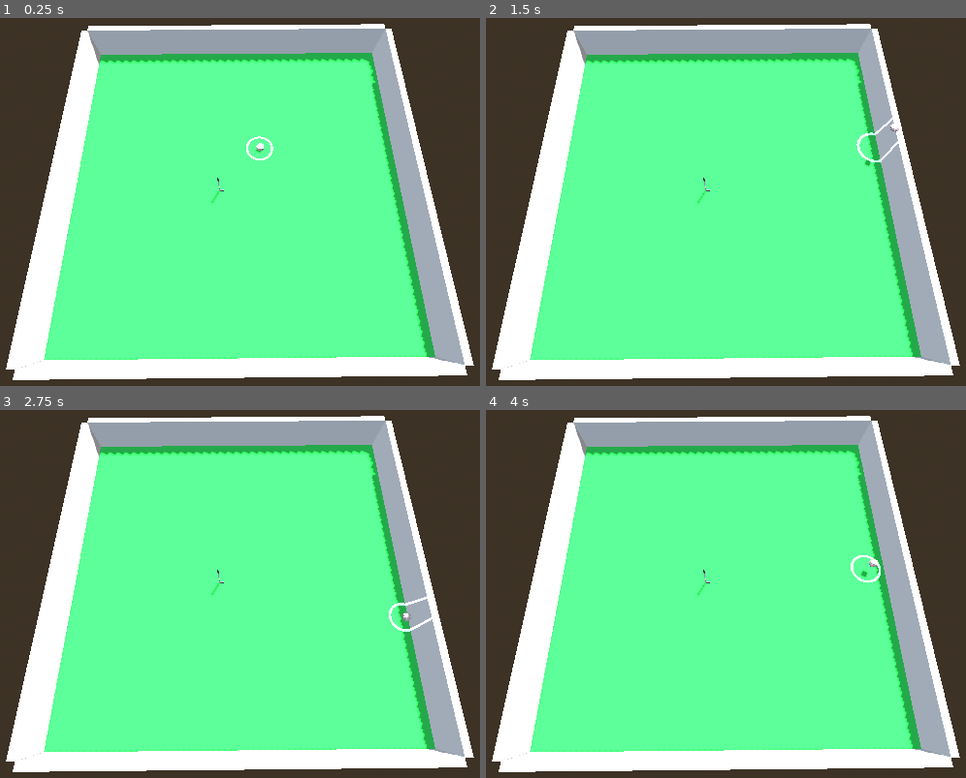
Above: before the commit, frames 1-4 (two rows, left to right).
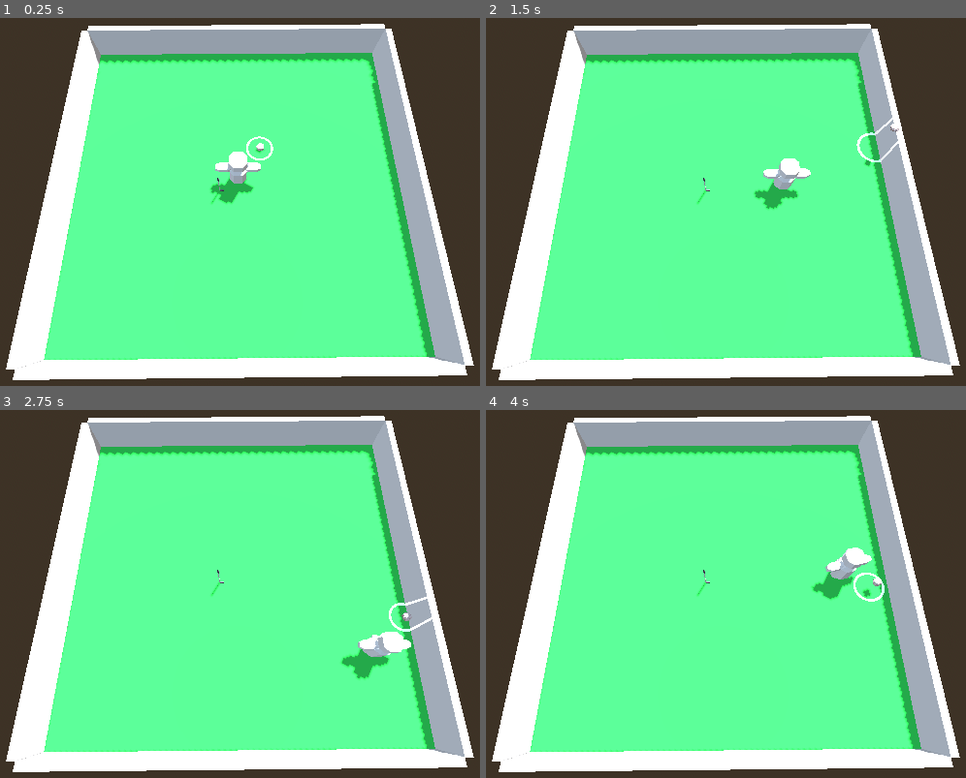
Above: after the commit, the same moments.

Repository: ronincampbell/GDS2Project
Game: Godot game, scene res://maps/test_map.tscn
Two runs of this game, one before a commit and one after it. Both use one fixed random seed, a clock stepped at 60 frames per second and the inputs below. The project has no main scene, so this scene is started directly.
Inputs:
- Up to frame 1 (0.25 s): no input
- Up to frame 2 (1.5 s): tap Enter (ui_accept) at 0.5, 0.77 s; hold Right (ui_right) 0.53-1.28 s; hold Down (ui_down) from 1.28 s (still down)
- Up to frame 3 (2.75 s): tap Enter (ui_accept) at 1.52 s; release Down (ui_down) at 2.03 s; hold Right (ui_right) from 2.03 s (still down)
- Up to frame 4 (4 s): release Right (ui_right) at 2.78 s; hold Up (ui_up) 2.78-3.53 s; tap Enter (ui_accept) at 3.02, 3.77 s; hold Left (ui_left) from 3.53 s (still down)

The runs differ from the first frame. In frame 1, 0.8% of the frame differs, in the area x 43-55%, y 36-51%; in frame 2, 0.8%; in frame 3, 0.9%; in frame 4, 1.0%, in the area x 67-84%, y 37-53%.

Commit message:
testing gnome

Diff:
--- a/maps/test_map.tscn
+++ b/maps/test_map.tscn
@@ -1,9 +1,11 @@
-[gd_scene load_steps=17 format=3 uid="uid://kf5auj8ixedm"]
+[gd_scene load_steps=20 format=3 uid="uid://kf5auj8ixedm"]
 
 [ext_resource type="Script" uid="uid://bq1l5kvansjop" path="res://scripts/golf_ball.gd" id="1_42yok"]
 [ext_resource type="PackedScene" uid="uid://c0ryf1go6lmf7" path="res://models/ball/ball.gltf" id="1_pwco0"]
 [ext_resource type="Texture2D" uid="uid://ds85t07fvpvsl" path="res://placeholder_arrow.png" id="3_42yok"]
 [ext_resource type="PackedScene" uid="uid://dssnjv438vn22" path="res://models/golf_club/golfClub.gltf" id="3_cabd0"]
+[ext_resource type="PackedScene" uid="uid://cvshjs0wne2oh" path="res://models/gnome/gnome.gltf" id="5_cabd0"]
+[ext_resource type="Script" uid="uid://8kb4fo302gwj" path="res://scripts/gnome.gd" id="5_k1jtb"]
 
 [sub_resource type="ProceduralSkyMaterial" id="ProceduralSkyMaterial_pwco0"]
 sky_horizon_color = Color(0.662243, 0.671743, 0.686743, 1)
@@ -42,6 +44,10 @@
 
 [sub_resource type="BoxShape3D" id="BoxShape3D_57l66"]
 size = Vector3(0.0316162, 0.931752, 0.03125)
+
+[sub_resource type="CapsuleShape3D" id="CapsuleShape3D_cabd0"]
+radius = 0.312095
+height = 1.43211
 
 [node name="TestMap" type="Node3D"]
 
@@ -179,3 +185,16 @@
 
 [node name="Camera3D" type="Camera3D" parent="."]
 transform = Transform3D(0.999962, 0.00822742, -0.00279283, 0, 0.321439, 0.94693, 0.00868852, -0.946894, 0.321427, -0.0595335, 8.65543, 3.52912)
+
+[node name="Gnome" type="RigidBody3D" parent="."]
+transform = Transform3D(1, 0, 0, 0, 1, 0, 0, 0, 1, 0, 1.32726, 0)
+axis_lock_angular_x = true
+axis_lock_angular_z = true
+can_sleep = false
+script = ExtResource("5_k1jtb")
+
+[node name="blockbench_export" parent="Gnome" instance=ExtResource("5_cabd0")]
+transform = Transform3D(1, 0, 0, 0, 1, 0, 0, 0, 1, 0, -0.763834, 0)
+
+[node name="CollisionShape3D" type="CollisionShape3D" parent="Gnome"]
+shape = SubResource("CapsuleShape3D_cabd0")
--- /dev/null
+++ b/scripts/gnome.gd
@@ -0,0 +1,17 @@
+extends RigidBody3D
+
+const move_force: float = 15.0
+const max_walk_speed: float = 3.0
+
+func _integrate_forces(state):
+	var flat_move_dir: Vector2 = Input.get_vector("ui_left","ui_right","ui_up","ui_down")
+	var move_dir: Vector3 = Vector3(flat_move_dir.x, 0.0, flat_move_dir.y)
+
+	var flat_speed: Vector3 = linear_velocity
+	flat_speed.y = 0.0
+	if move_dir.dot(flat_speed.normalized()) > 0.3:
+		if flat_speed.length() < max_walk_speed:
+			apply_central_force(move_dir*move_force)
+	else:
+		apply_central_force(move_dir*move_force)
+	print(linear_velocity.length())
Not shown, added: scripts/gnome.gd.uid
